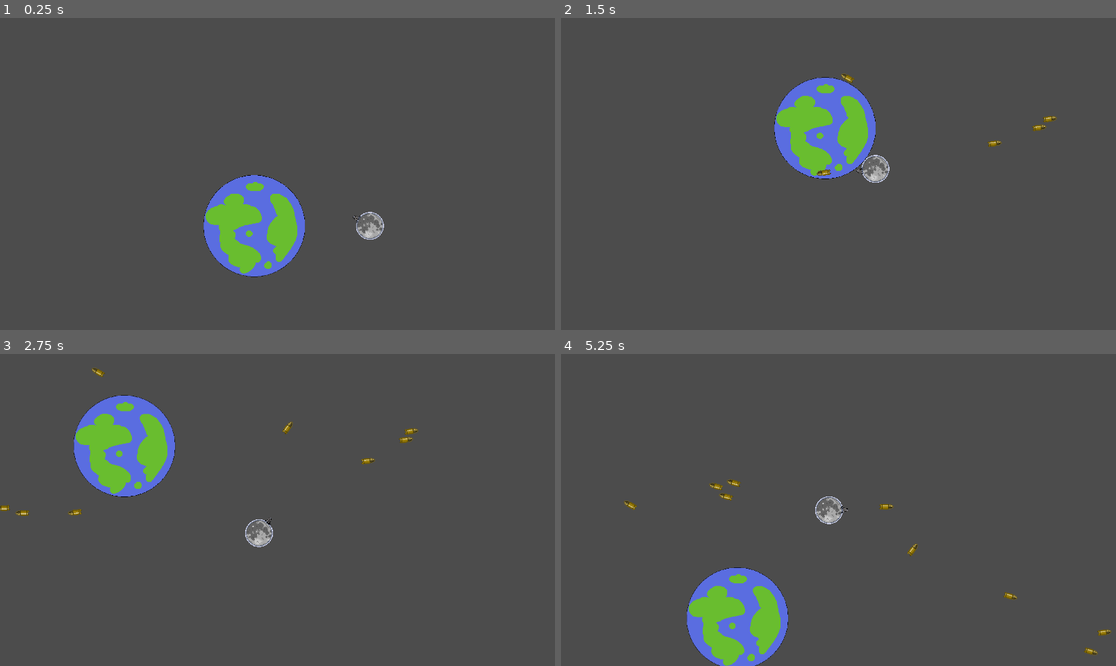
Above: before the commit, frames 1-4 (two rows, left to right).
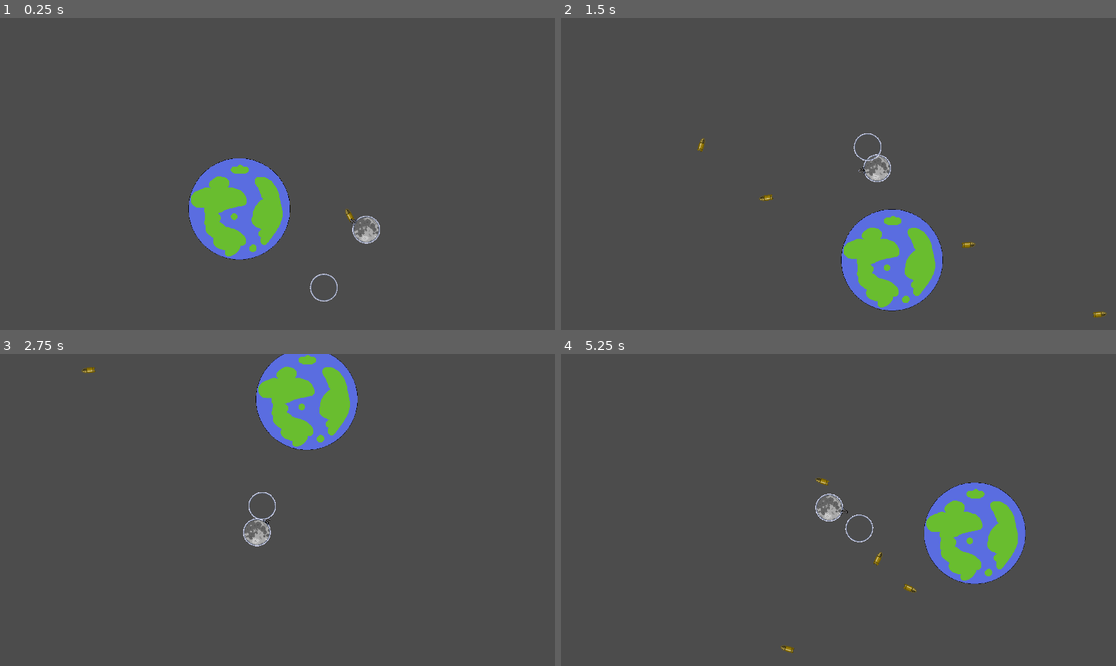
Above: after the commit, the same moments.

Repository: mollySnow/moonshot
Game: Godot game, scene res://nodes/world/World.tscn
Same seed, same stepped clock (60 frames per second), same inputs: the game is played once before the commit and once after it. Before the commit the project starts from res://nodes/world/world_root.tscn.
Inputs (mouse positions are in pixels of both pictures, inside the frame that each line leads up to):
- Up to frame 1 (0.25 s): no input
- Up to frame 2 (1.5 s): tap Enter (ui_accept) at 0.5, 0.6, 0.77, 1.07, 1.35 s; move the mouse to (960, 158) at 0.52 s; move the mouse to (727, 189) at 1.27 s; hold A from 1.28 s (still down)
- Up to frame 3 (2.75 s): tap Enter (ui_accept) at 1.52, 1.82, 2.1 s; move the mouse to (333, 441) at 2.02 s; release A at 2.03 s
- Up to frame 4 (5.25 s): move the mouse to (810, 572) at 2.77 s; tap Enter (ui_accept) at 2.85, 3.02, 3.32, 3.6, 3.77, 4.07, 4.35, 4.52, 4.82, 5.1 s; move the mouse to (1005, 556) at 3.52 s; hold A from 3.53 s (still down); move the mouse to (672, 463) at 4.27 s; move the mouse to (866, 510) at 5.02 s

The runs differ from the first frame. In frame 1, 4.8% of the frame differs, in the area x 33-70%, y 44-91%; in frame 2, 10%; in frame 3, 9.9%; in frame 4, 10%, in the area x 11-100%, y 39-100%.

Commit message:
player controller

Diff:
--- a/src/events/signals.gd
+++ b/src/events/signals.gd
@@ -2,8 +2,8 @@
 signal gun_shot
 var signal_gun_shot = "gun_shot"
 
-func gun_shot_emit(v,f):
-	emit_signal("gun_shot", v, f)
+func gun_shot_emit(velocity: Vector2, bullet: Vector2, type: int):
+	emit_signal("gun_shot", velocity, bullet, type)
 
 func gun_shot_connect(obj, f_name):
 	var _connected = connect("gun_shot", obj, f_name)
--- a/src/nodes/BulletSystem/BulletSystem.gd
+++ b/src/nodes/BulletSystem/BulletSystem.gd
@@ -3,10 +3,16 @@
 
 onready var bullet_packed: PackedScene  = preload("res://nodes/bullet/bullet.tscn")
 
-func new_bullet(_type, velocity: Vector2, spawn_point: Position2D) -> void:
+func _ready():
+	Signals.gun_shot_connect(self, "_on_gun_shot")
+
+func _on_gun_shot(v: Vector2, p: Vector2, _t: int):
+	new_bullet("normal", v, p)
+
+func new_bullet(_type, velocity: Vector2, spawn_point: Vector2) -> void:
 	var bullet = bullet_packed.instance()
 	bullet.set_name("bullet")
 	add_child(bullet)
-	bullet.global_position = spawn_point.global_position
+	bullet.global_position = spawn_point
 	bullet.linear_velocity = velocity
 	bullet.rotation = velocity.angle()
--- /dev/null
+++ b/src/nodes/PlayerController/PlayerController.gd
@@ -0,0 +1,11 @@
+extends Node2D
+
+export (NodePath) var body_path
+export (NodePath) var gun_system_path
+onready var body = get_node(body_path)
+onready var gun_system = get_node(gun_system_path)
+
+func _process(_delta):
+	gun_system.aim(get_global_mouse_position() - gun_system.global_position)
+	if Input.is_action_just_pressed("ui_accept"):
+		body.apply_impulse(Vector2.ZERO, gun_system.shoot())
--- /dev/null
+++ b/src/nodes/RotatingBody/RotatingBody.gd
@@ -0,0 +1,6 @@
+extends Node2D
+
+export (int) var speed = 100
+
+func _process(delta):
+	rotate(speed * delta)
--- a/src/nodes/gun/Gun.gd
+++ b/src/nodes/gun/Gun.gd
@@ -4,11 +4,11 @@
 onready var gun_sprite: Sprite = $Node2D/GunSprite
 onready var rotate_node: Node2D = $Node2D
 
-func _process(_delta):
-	rotate_node.rotation = get_local_mouse_position().angle()
+func aim(v: Vector2) -> void:
+	rotate_node.rotation = v.angle()
 
-func shoot(bullet_system: BulletSystem) -> Vector2:
-	var boom = 400
+func shoot() -> Vector2:
+	var boom = 1200
 	var velocity = (bullet_spawn_point.global_position - global_position).normalized() * boom
-	bullet_system.new_bullet("normal", velocity, bullet_spawn_point)
+	Signals.gun_shot_emit(velocity, bullet_spawn_point.global_position, 1)
 	return -(bullet_spawn_point.global_position - global_position) * 2
--- /dev/null
+++ b/src/nodes/moon/AIController.gd
@@ -0,0 +1,29 @@
+extends Node2D
+
+export (NodePath) var body_path
+export (NodePath) var gun_system_path
+onready var body: RigidBody2D = get_node(body_path)
+onready var gun_system = get_node(gun_system_path)
+onready var detection_area = $DetectionArea
+
+var velocity = 100;
+var target : RigidBody2D
+
+func _process(_delta):
+	if is_instance_valid(target):
+		print("freja")
+		body.apply_impulse(Vector2.ZERO, target.global_position - body.global_position * 1)
+
+
+func _ready():
+	detection_area.connect("body_entered", self, "_on_body_entered")
+	detection_area.connect("body_exited", self, "_on_body_exited")
+
+func _on_body_entered(body_entering: RigidBody2D):
+	print(body_entering.global_position)
+	target = body_entering;
+	gun_system.aim(body_entering.global_position - global_position)
+	gun_system.shoot()
+
+func _on_body_exited(_body_entering: RigidBody2D):
+	target = null
--- a/src/nodes/moon/MoonBody.gd
+++ b/src/nodes/moon/MoonBody.gd
@@ -1,9 +1 @@
 extends RigidBody2D
-
-export (NodePath) var bullet_system_path
-onready var bullet_system: BulletSystem = get_node(bullet_system_path)
-onready var gun_root = $GunRoot
-
-func _process(_delta):
-	if Input.is_action_just_pressed("ui_accept"):
-		apply_impulse(Vector2.ZERO, gun_root.shoot(bullet_system))
--- a/src/nodes/moon/moon.tscn
+++ b/src/nodes/moon/moon.tscn
@@ -1,15 +1,19 @@
-[gd_scene load_steps=6 format=2]
+[gd_scene load_steps=8 format=2]
 
 [ext_resource path="res://nodes/moon/assets/Moon test.png" type="Texture" id=1]
-[ext_resource path="res://nodes/moon/MoonBody.gd" type="Script" id=3]
+[ext_resource path="res://nodes/PlayerController/PlayerController.gd" type="Script" id=2]
+[ext_resource path="res://nodes/moon/AIController.gd" type="Script" id=3]
 [ext_resource path="res://nodes/moon/assets/Moonring test.png" type="Texture" id=4]
 [ext_resource path="res://nodes/Gun/Gun.tscn" type="PackedScene" id=5]
 
 [sub_resource type="CircleShape2D" id=1]
 radius = 48.5183
 
+[sub_resource type="CircleShape2D" id=2]
+radius = 553.191
+
 [node name="Moon" type="RigidBody2D"]
-script = ExtResource( 3 )
+mode = 2
 
 [node name="MoonShape" type="CollisionShape2D" parent="."]
 shape = SubResource( 1 )
@@ -20,4 +24,21 @@
 [node name="MoonRingSprite" type="Sprite" parent="."]
 texture = ExtResource( 4 )
 
-[node name="GunRoot" parent="." instance=ExtResource( 5 )]
+[node name="Gun" parent="." instance=ExtResource( 5 )]
+
+[node name="PlayerController" type="Node2D" parent="."]
+script = ExtResource( 2 )
+body_path = NodePath("..")
+gun_system_path = NodePath("../Gun")
+
+[node name="AIController" type="Node2D" parent="."]
+script = ExtResource( 3 )
+body_path = NodePath("..")
+gun_system_path = NodePath("../Gun")
+
+[node name="DetectionArea" type="Area2D" parent="AIController"]
+collision_layer = 0
+collision_mask = 2
+
+[node name="CollisionShape2D" type="CollisionShape2D" parent="AIController/DetectionArea"]
+shape = SubResource( 2 )
--- /dev/null
+++ b/src/nodes/world/World.tscn
@@ -0,0 +1,50 @@
+[gd_scene load_steps=9 format=2]
+
+[ext_resource path="res://nodes/world/Camera2D.gd" type="Script" id=1]
+[ext_resource path="res://nodes/BulletSystem/BulletSystem.tscn" type="PackedScene" id=2]
+[ext_resource path="res://nodes/TrackingGravityField/TrackingGravityField.tscn" type="PackedScene" id=3]
+[ext_resource path="res://nodes/moon/Moon.tscn" type="PackedScene" id=4]
+[ext_resource path="res://nodes/world/Eearth test.png" type="Texture" id=5]
+[ext_resource path="res://nodes/moon/assets/Moonring test.png" type="Texture" id=6]
+[ext_resource path="res://nodes/RotatingBody/RotatingBody.gd" type="Script" id=7]
+
+[sub_resource type="CircleShape2D" id=1]
+radius = 47.2853
+
+[node name="WorldRoot" type="Node2D"]
+
+[node name="Sprite" type="Sprite" parent="."]
+texture = ExtResource( 5 )
+
+[node name="BulletSystem" parent="." instance=ExtResource( 2 )]
+
+[node name="TrackingGravityField" parent="." instance=ExtResource( 3 )]
+orbiting_path = NodePath("../Moon")
+
+[node name="Moon" parent="." instance=ExtResource( 4 )]
+position = Vector2( 793.778, -234.932 )
+
+[node name="Camera2D" type="Camera2D" parent="."]
+current = true
+script = ExtResource( 1 )
+start_path = NodePath("../Moon")
+camera_move_divider = 4
+
+[node name="RotatingBody" type="Node2D" parent="."]
+script = ExtResource( 7 )
+__meta__ = {
+"_edit_group_": true
+}
+speed = 3
+
+[node name="RigidBody2D" type="RigidBody2D" parent="RotatingBody"]
+position = Vector2( 400, 0 )
+collision_layer = 3
+collision_mask = 0
+mode = 3
+
+[node name="Sprite" type="Sprite" parent="RotatingBody/RigidBody2D"]
+texture = ExtResource( 6 )
+
+[node name="CollisionShape2D" type="CollisionShape2D" parent="RotatingBody/RigidBody2D"]
+shape = SubResource( 1 )
--- a/src/nodes/world/world_root.tscn
+++ /dev/null
@@ -1,27 +0,0 @@
-[gd_scene load_steps=6 format=2]
-
-[ext_resource path="res://nodes/moon/Moon.tscn" type="PackedScene" id=1]
-[ext_resource path="res://nodes/world/Eearth test.png" type="Texture" id=2]
-[ext_resource path="res://nodes/BulletSystem/BulletSystem.tscn" type="PackedScene" id=3]
-[ext_resource path="res://nodes/TrackingGravityField/TrackingGravityField.tscn" type="PackedScene" id=4]
-[ext_resource path="res://nodes/world/Camera2D.gd" type="Script" id=5]
-
-[node name="WorldRoot" type="Node2D"]
-
-[node name="Sprite" type="Sprite" parent="."]
-texture = ExtResource( 2 )
-
-[node name="BulletSystem" parent="." instance=ExtResource( 3 )]
-
-[node name="TrackingGravityField" parent="." instance=ExtResource( 4 )]
-orbiting_path = NodePath("../Moon")
-
-[node name="Moon" parent="." instance=ExtResource( 1 )]
-position = Vector2( 400, 0 )
-bullet_system_path = NodePath("../BulletSystem")
-
-[node name="Camera2D" type="Camera2D" parent="."]
-current = true
-script = ExtResource( 5 )
-start_path = NodePath("../Moon")
-camera_move_divider = 4
--- a/src/project.godot
+++ b/src/project.godot
@@ -21,7 +21,7 @@
 [application]
 
 config/name="moonshot"
-run/main_scene="res://nodes/world/world_root.tscn"
+run/main_scene="res://nodes/world/World.tscn"
 config/icon="res://icon.png"
 
 [autoload]
